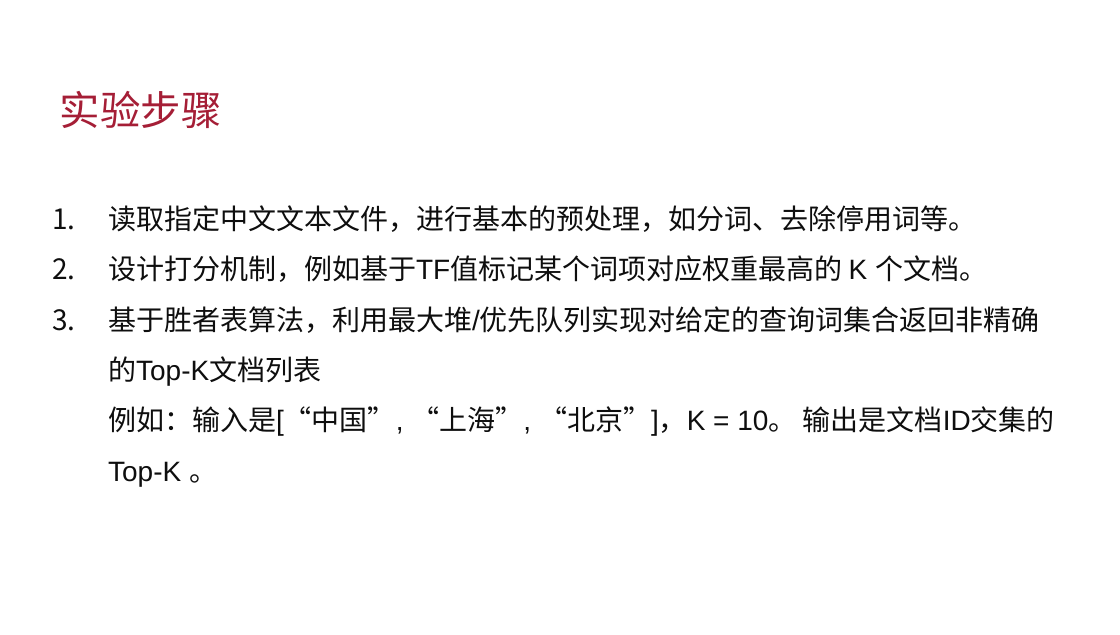
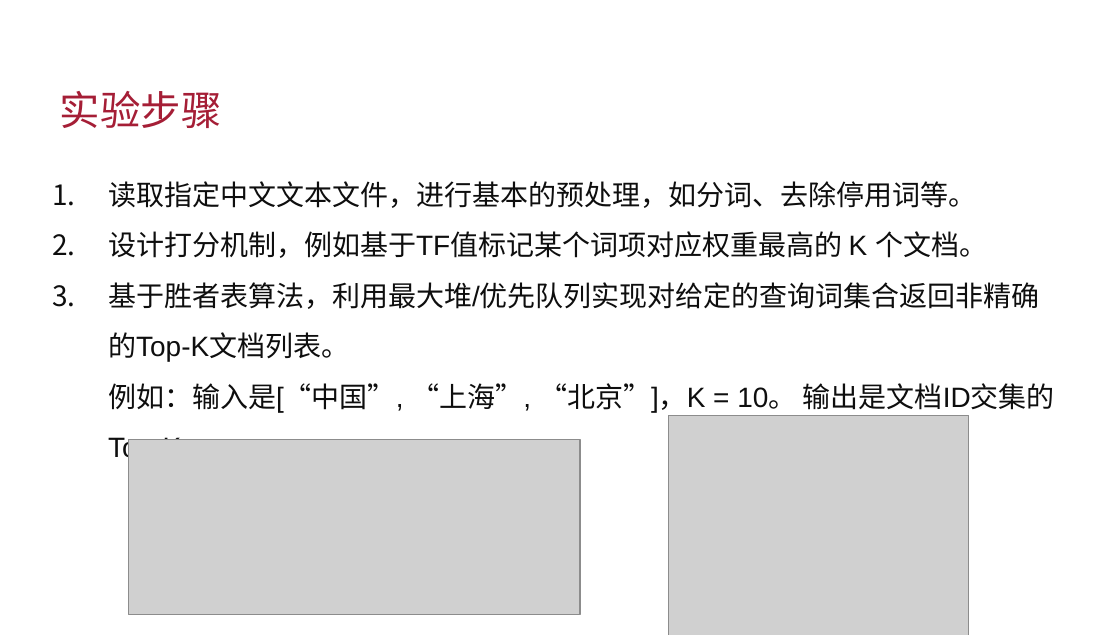
Before and after one commit to xuhuahuang813/2025spring-dase-nlp, a slide deck: slide 3 of lab6/lab6.pptx. Drawn at 1120x635 pixels with LibreOffice and Linux fonts; fonts in the diff are those of the drawing; grey boxes stand for pictures. Boxes give left, top, right and bottom in pixels: in the first picture for what was removed or moved away, otherwise in the second. Text is boxed around its words. In the diff, an @@ line names an element or a change of style, - is before the commit and + after.

Commit message:
[add] lab 6

```diff
--- a/lab6/lab6.pptx
+++ b/lab6/lab6.pptx
@@ text "读取指定中文文本文件，进行基本的预处理，如分词、去除停用词等。": place and size @@
-text "读取指定中文文本文件，进行基本的预处理，如分词、去除停用词等。" at [108, 205, 1055, 436]
+text "读取指定中文文本文件，进行基本的预处理，如分词、去除停用词等。" at [108, 181, 1055, 413]
@@ text at [108, 282, 1055, 413]: text changed @@
-3. 基于胜者表算法，利用最大堆/优先队列实现对给定的查询词集合返回非精确的Top-K文档列表
-   例如：输入是[“中国”, “上海”, “北京”]，K = 10。 输出是文档ID交集的Top-K 。
+3. 基于胜者表算法，利用最大堆/优先队列实现对给定的查询词集合返回非精确的Top-K文档列表。
+   例如：输入是[“中国”, “上海”, “北京”]，K = 10。 输出是文档ID交集的Top-K 。
@@ picture added at [669, 416, 969, 635] @@
@@ picture added at [128, 439, 579, 615] @@
```
Also in this commit, not shown: 1 other slide changed, 1 slide removed.
